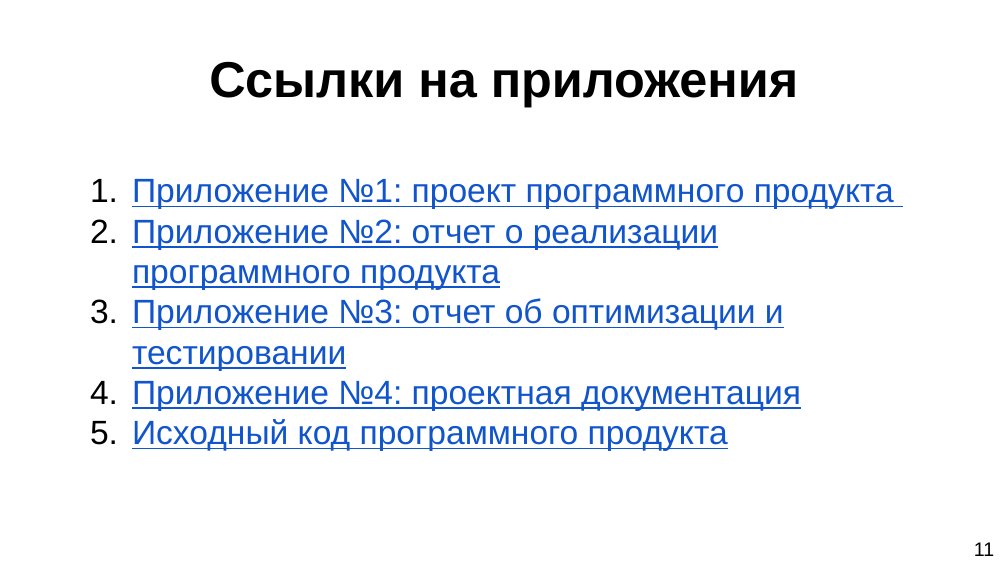
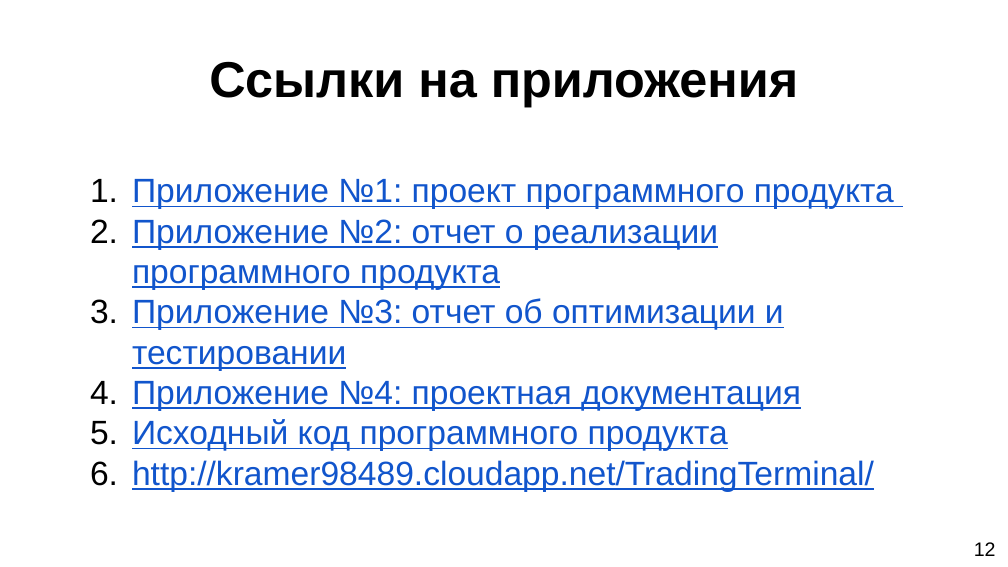
Before and after one commit to DirectoriX/TPRG-TradingTerminal, a slide deck: slide 14 of Отчёты/Торговый терминал.pptx (slide 12 before the commit). Drawn at 1008x567 pixels with LibreOffice and Linux fonts; fonts in the diff are those of the drawing; background and template pictures are left out. Boxes give left, top, right and bottom in pixels: in the first picture for what was removed or moved away, otherwise in the second. Text is boxed around its words. In the diff, an @@ line names an element or a change of style, - is before the commit and + after.

```diff
--- a/Отчёты/Торговый терминал.pptx
+++ b/Отчёты/Торговый терминал.pptx
@@ text at (132,460,874,492): paragraph added @@
+6. http://kramer98489.cloudapp.net/TradingTerminal/
@@ text at (974,542,996,556): text changed @@
-11
+12
```
Also in this commit, not shown: 11 other slides changed, 2 slides added, 1 other file.
